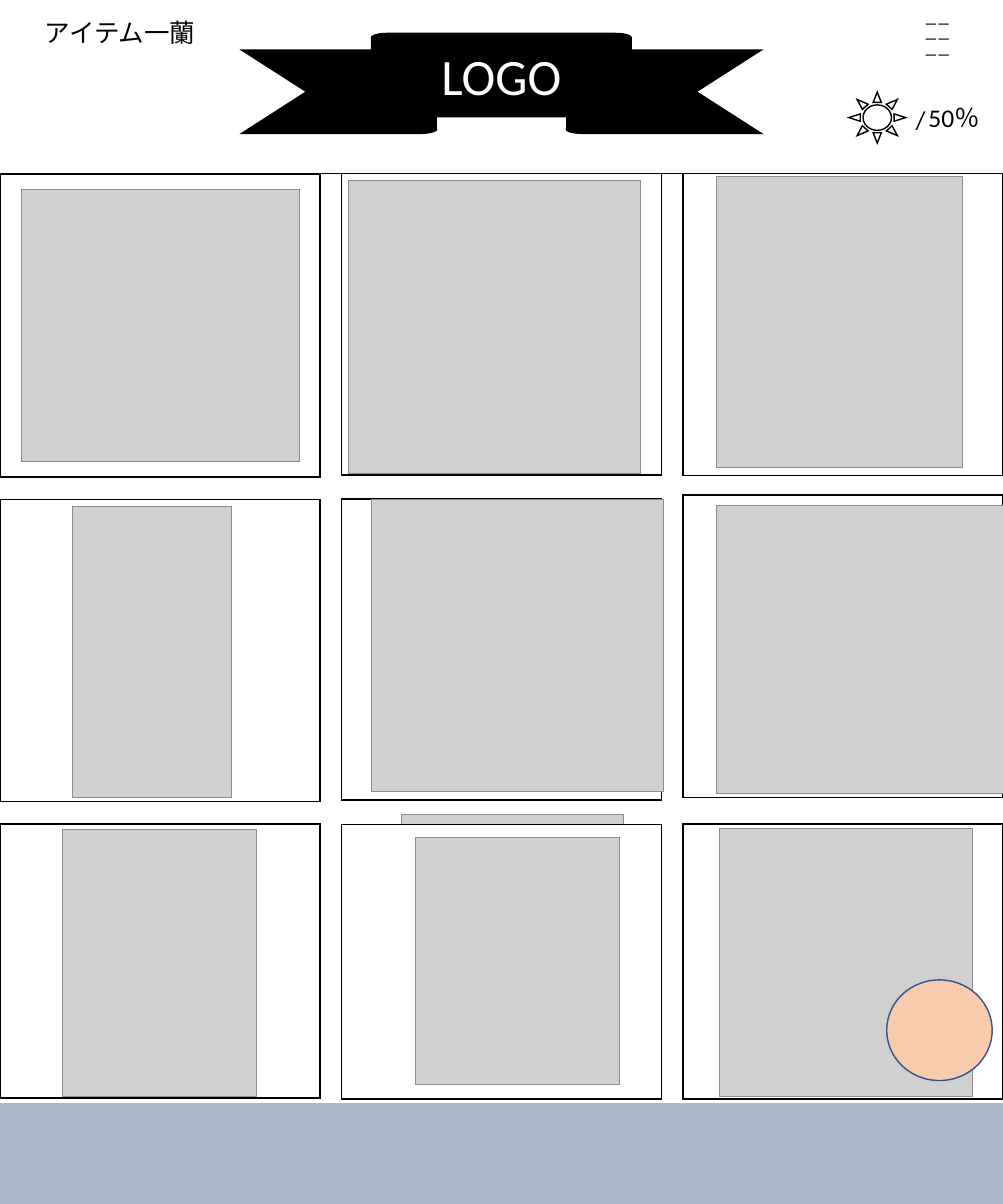
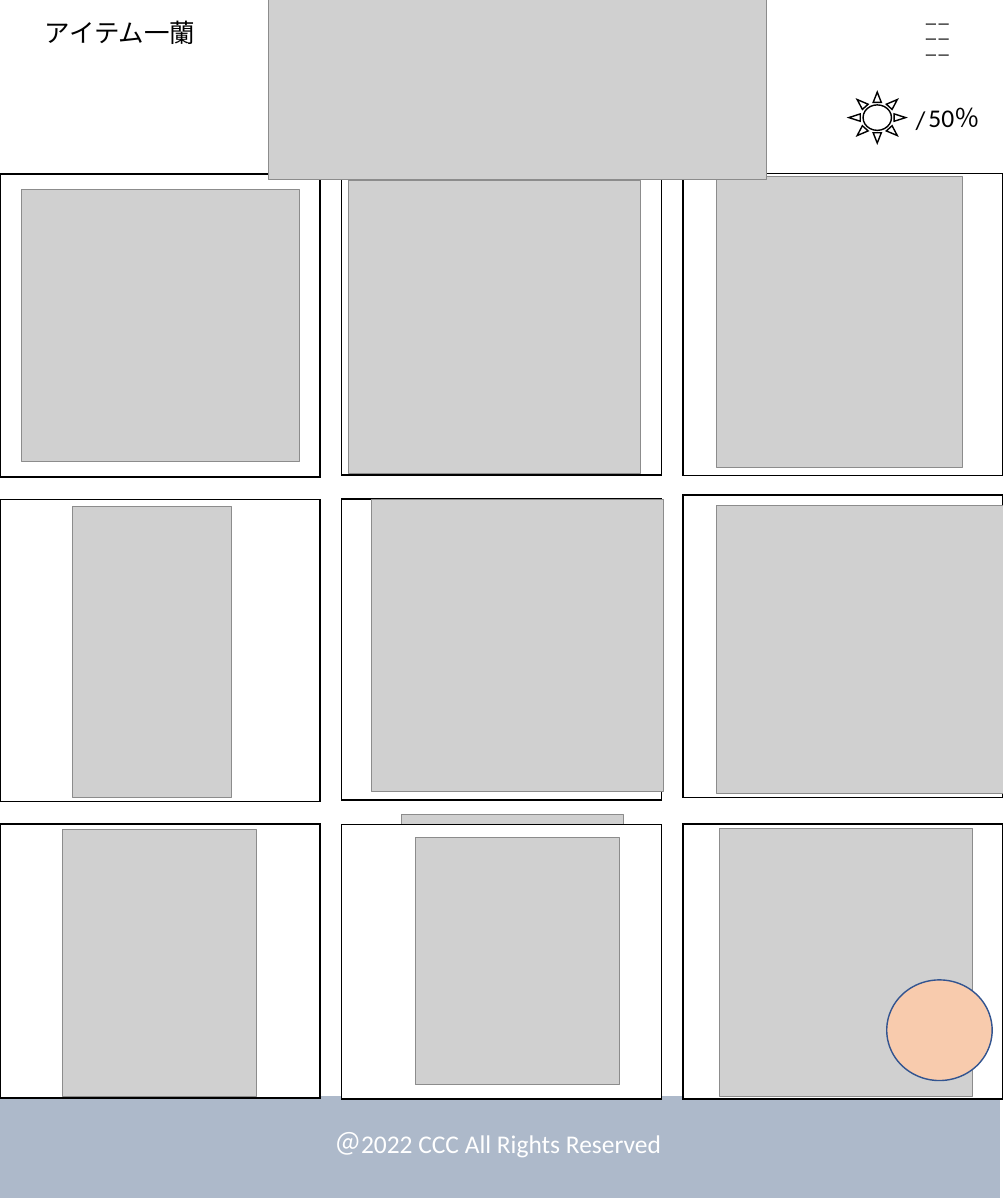
Before and after one commit to dojo2022/E-4, a slide deck: slide 7 of doc/デザイン.pptx (slide 6 before the commit). Drawn at 1003x1204 pixels with LibreOffice and Linux fonts; fonts in the diff are those of the drawing; grey boxes stand for pictures. Boxes give left, top, right and bottom in pixels: in the first picture for what was removed or moved away, otherwise in the second. Text is boxed around its words. In the diff, an @@ line names an element or a change of style, - is before the commit and + after.

```diff
--- a/doc/デザイン.pptx
+++ b/doc/デザイン.pptx
@@ picture added at (268, 0, 767, 179) @@
@@ ribbon removed at (242, 34, 761, 134) @@
-LOGO
@@ rectangle: place and size @@
-rectangle at (0, 1103, 1003, 1204)
+rectangle at (0, 1096, 999, 1197)
@@ text added at (336, 1132, 661, 1157), 18 pt, text #FFFFFF @@
+＠2022 CCC All Rights Reserved
```
Also in this commit, not shown: 11 other slides changed, 2 slides added.
